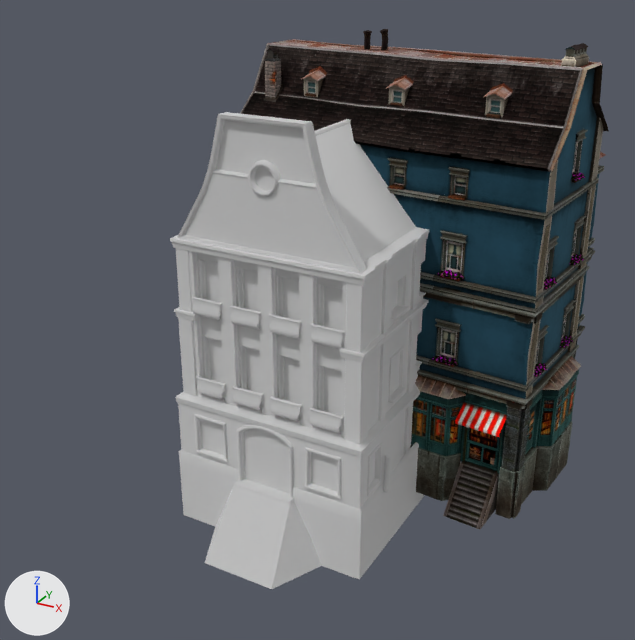
Two versions of the glTF model mods/addon-pescatarians/data/jakob/buildings/residence/high-artisan/engineer.gltf, one commit apart.
Camera for both pictures: a 50 mm lens placed at (2.52, -4.77, 3.21), pointed at (-0.09, -0.02, 0.84). Every picture has the same lights, and +X, +Y and +Z are marked at lower left. Where no turn or scale is listed for an object, it has been applied to the vertices. Vertices at the same position are counted once.

The scene before the commit, as lines of its bpy script (objects in view):
```python
me_mesh_0_105 = bpy.data.meshes.new('Mesh_0.105')
me_mesh_0_105.from_pydata(...)  # 2857 vertices, 3152 faces; spans x 0.16..1.53, y -1.31..0.99, z -0.42..2.32
# faces by material slot: [3148, 4]
me_mesh_0_105.materials.append(mat_mat_diff8_001)  # its picture is missing
me_mesh_0_105.materials.append(mat_mat_roof8_001)  # its picture is missing
me_mesh_0_114 = bpy.data.meshes.new('Mesh_0.114')
me_mesh_0_114.from_pydata(...)  # 4131 vertices, 4387 faces; spans x -1.0..1.5, y -0.21..1.56, z -0.87..2.07
# faces by material slot: [4337, 50]
me_mesh_0_114.materials.append(mat_mat_diff8)  # picture img_residence_tier3_8b_diff
me_mesh_0_114.materials.append(mat_mat_roof8)  # picture img_residence_tier3_8b_diff
ob_08_lod0 = bpy.data.objects.new('_08_lod0', me_mesh_0_105)
ob_08_lod0.location = (-0.832, 0.105, 0.0)
ob_estate04c_lod0 = bpy.data.objects.new('_estate04c_lod0', me_mesh_0_114)
ob_estate04c_lod0.location = (0.0, 0.0, 0.582)
```
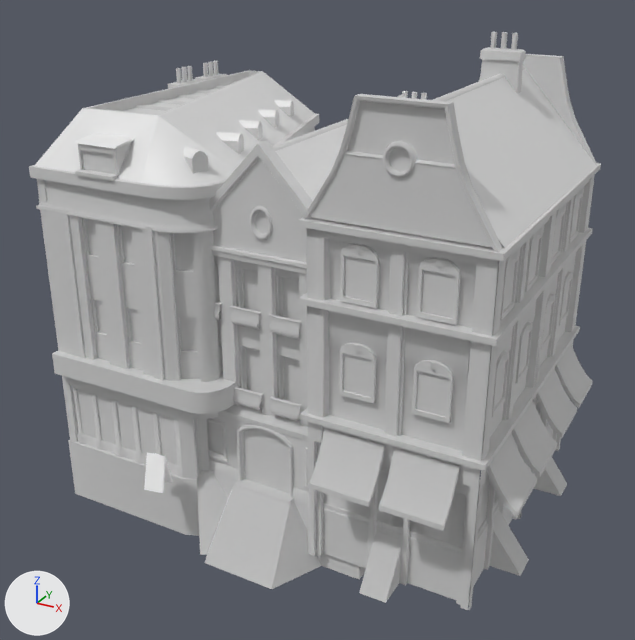
Diff of the bpy script that builds the scene:
```diff
--- a/mods/addon-pescatarians/data/jakob/buildings/residence/high-artisan/engineer.gltf.py
+++ b/mods/addon-pescatarians/data/jakob/buildings/residence/high-artisan/engineer.gltf.py
@@ mat_mat_diff7_003 @@
+mat_mat_diff7_003 = principled_material('mat_diff7.003')
+mat_mat_diff7_003.base_color = (0.8, 0.8, 0.8)  # white #e7e7e7
+mat_mat_diff7_003.metallic = 1.0
+mat_mat_diff7_003.roughness = 1.0
@@ mat_mat_roof7_001 @@
+mat_mat_roof7_001 = principled_material('mat_roof7.001')
+mat_mat_roof7_001.base_color = (0.8, 0.8, 0.8)  # white #e7e7e7
@@ mat_mat_1 @@
+mat_mat_1 = principled_material('mat_1')
+mat_mat_1.base_color = (1.0, 1.0, 1.0)  # white #ffffff
+mat_mat_1.metallic = 1.0
+mat_mat_1.roughness = 1.0
@@ mat_mat_diff7_001 @@
+mat_mat_diff7_001 = principled_material('mat_diff7.001')
+mat_mat_diff7_001.base_color = (0.8, 0.8, 0.8)  # white #e7e7e7
+mat_mat_diff7_001.metallic = 1.0
+mat_mat_diff7_001.roughness = 1.0
@@ me_mesh_0_105 @@
 # used by ob_08_lod0; location = (-0.832, 0.105, 0.0)
-me_mesh_0_105.from_pydata(...)  # 2857 vertices, 3152 faces; spans x 0.16..1.53, y -1.31..0.99, z -0.42..2.32
+me_mesh_0_105.from_pydata(...)  # 2369 vertices, 2602 faces; spans x 0.16..1.52, y -1.31..0.99, z -0.42..2.3
+# me_mesh_0_105 part 1: the loose piece of 48 vertices spanning x 0.74..0.95, y 0.89..0.93, z 1.89..2.09 is scaled about its middle by (0.754, -0.74, 1.01), then moved by (-0.03, -1.81, -0.25)
+# me_mesh_0_105 part 2: the loose piece of 52 vertices spanning x 0.21..1.44, y -0.92..-0.87, z 1.55..2.32 is rebuilt with 8 vertices and now spans x 0.21..1.41, y -0.9, z 1.55..2.19
+# me_mesh_0_105 part 3: 31 loose pieces with 288 vertices, spanning x 0.2..1.53, y -0.91..0.92, z 0.04..2.09, are deleted
+# me_mesh_0_105 part 4: 96 vertices moved from x 0.2..1.48, y -0.93..0.94, z -0.04..-0.02 to x 0.2..1.48, y -0.93..0.94, z 0.41..0.44; 140 vertices removed from x 0.22..1.46, y -0.88..0.89, z -0.04..0.41; 12 vertices added at x 0.22..1.46, y -0.59..0.61, z 0.41
+# me_mesh_0_105 part 5: 2 vertices moved from x 0.21..0.33, y -0.91..-0.83, z 1.55..1.74 to x 0.21, y -0.92..-0.83, z 1.49..1.55; 37 vertices removed from x 0.21..1.44, y -0.92..-0.83, z 1.55..2.32; 18 vertices added at x 0.21..1.41, y -0.92..-0.83, z 1.45..2.19
 me_mesh_0_105.materials.append(mat_mat_diff8_001)
@@ me_mesh_0_314 @@
+me_mesh_0_314.from_pydata(...)  # 1835 vertices, 2296 faces; spans x 0.31..1.57, y -1.12..1.21, z -0.3..2.67
+# faces by material slot: [1830, 462, 4]
+me_mesh_0_314.materials.append(mat_mat_diff7_003)  # its picture is missing
+me_mesh_0_314.materials.append(mat_mat_diff8_001)  # its picture is missing
+me_mesh_0_314.materials.append(mat_mat_roof8_001)  # its picture is missing
@@ me_mesh_0_189 @@
+me_mesh_0_189.from_pydata(...)  # 1318 vertices, 1698 faces; spans x -1.54..-0.12, y -1.21..1.32, z -0.44..2.35
+# faces by material slot: [1611, 65, 22]
+me_mesh_0_189.materials.append(mat_mat_diff7_001)  # its picture is missing
+me_mesh_0_189.materials.append(mat_mat_roof7_001)  # white #e7e7e7
+me_mesh_0_189.materials.append(mat_mat_1)  # white #ffffff
@@ ob_estate04c_lod0 @@
-ob_estate04c_lod0 = bpy.data.objects.new('_estate04c_lod0', me_mesh_0_114)
-ob_estate04c_lod0.location = (0.0, 0.0, 0.582)
@@ ob_07_01_lod0 @@
+ob_07_01_lod0 = bpy.data.objects.new('_07_01_lod0', me_mesh_0_314)
+ob_07_01_lod0.location = (0.0, 0.0, 0.0)
@@ ob_07_02_lod0 @@
+ob_07_02_lod0 = bpy.data.objects.new('_07_02_lod0', me_mesh_0_189)
+ob_07_02_lod0.location = (0.0, 0.0, 0.0)
```

Where the change shows, as pixel boxes [x1, y1, x2, y2] in the pictures (635 x 640 px; the box of a moved part takes in the faces that stretch with it):
'_07_01_lod0', added
    after: [298, 32, 601, 610]
    faces in mat_mat_diff7_003 (its picture is missing): [298, 163, 601, 610]
    faces in mat_mat_diff8_001 (its picture is missing): [303, 32, 597, 252]
    faces in mat_mat_roof8_001 (its picture is missing): [446, 69, 597, 248]
'_08_lod0', reshaped
    before: [170, 112, 429, 589]
    after: [197, 91, 471, 589]
'_estate04c_lod0', deleted
    before: [240, 29, 609, 529]
    faces in mat_mat_diff8 (picture img_residence_tier3_8b_diff): [240, 29, 609, 529]
    faces in mat_mat_roof8 (picture img_residence_tier3_8b_diff): [241, 43, 583, 169]
'_07_02_lod0', added
    after: [29, 61, 319, 555]
    faces in mat_mat_diff7_001 (its picture is missing): [29, 61, 319, 555]
    faces in mat_mat_roof7_001 (white #e7e7e7): [34, 72, 315, 186]
    faces in mat_mat_1 (white #ffffff): [144, 453, 173, 493]
part 1 of me_mesh_0_105, moved or reshaped (not visible before)
    after: [249, 206, 273, 240]
part 2 of me_mesh_0_105, rebuilt
    before: [177, 115, 360, 274]
    after: [212, 158, 307, 263]
part 3 of me_mesh_0_105, deleted
    before: [213, 160, 391, 492]
part 4 of me_mesh_0_105, cut back
    before: [178, 246, 420, 460]
    after: [218, 257, 308, 427]
part 5 of me_mesh_0_105, moved or reshaped
    before: [177, 112, 367, 274]
    after: [210, 140, 313, 234]
